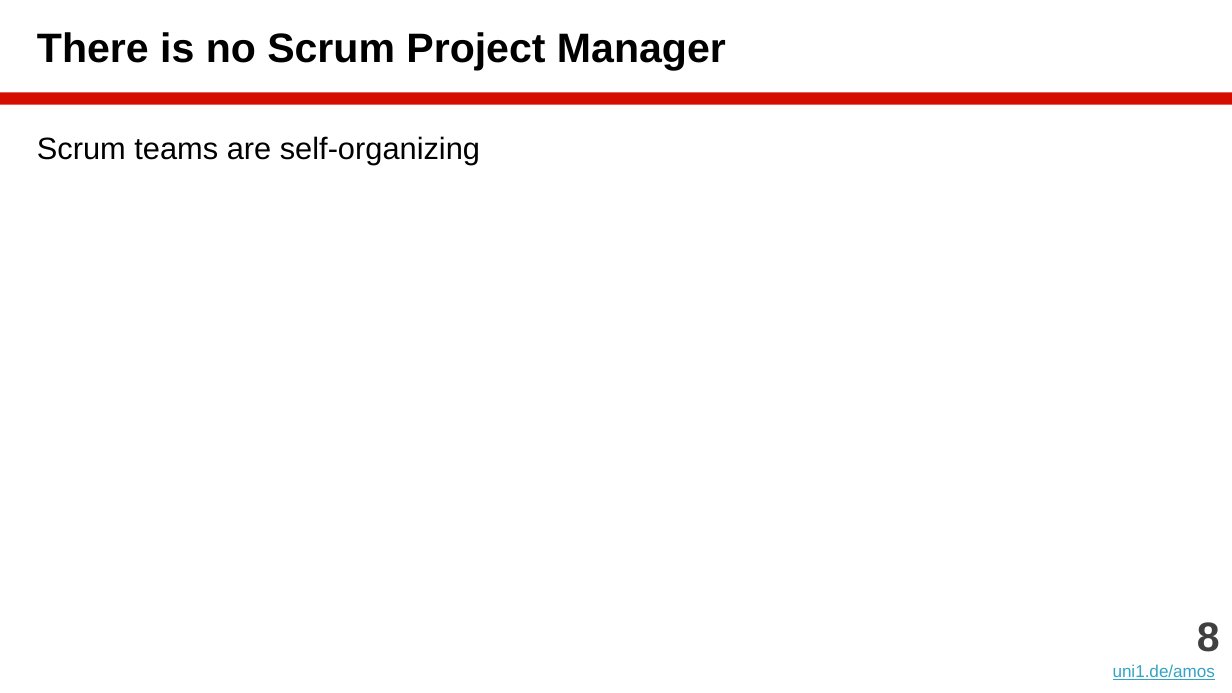
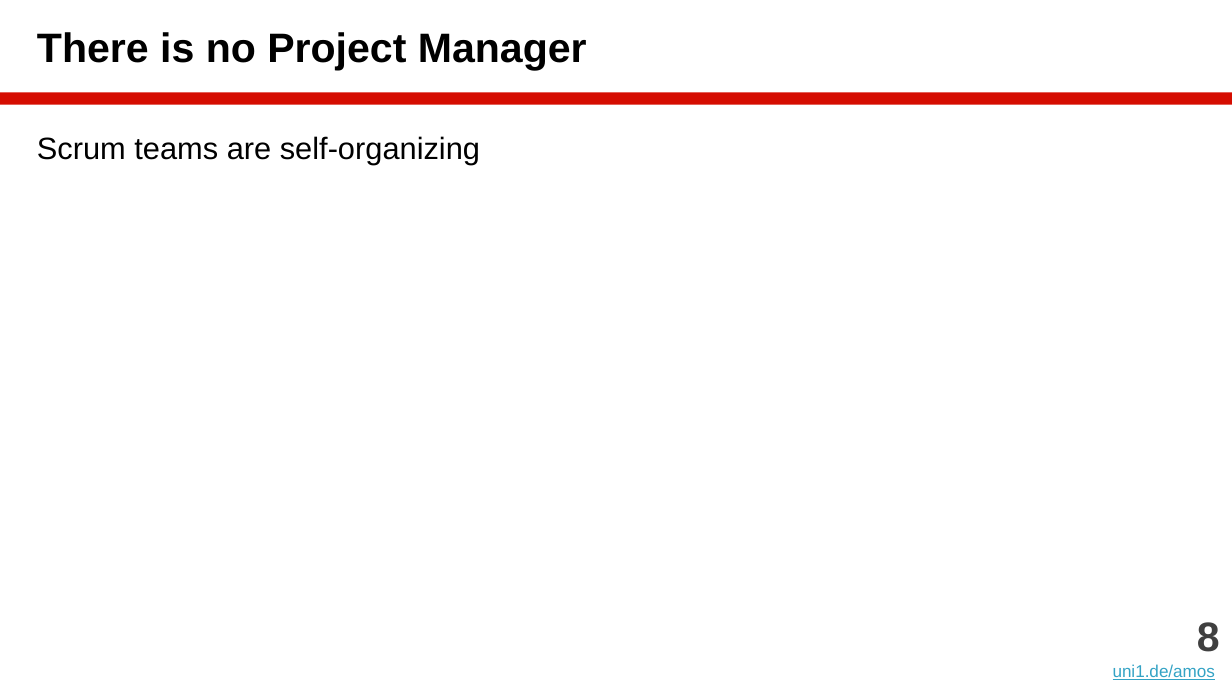
Before and after one commit to dirkriehle/amos-course, a slide deck: slide 8 of Lecture slides/AMOS B01 - Team and Tools.pptx. Drawn at 1232x693 pixels with LibreOffice and Linux fonts; fonts in the diff are those of the drawing. Boxes give left, top, right and bottom in pixels: in the first picture for what was removed or moved away, otherwise in the second. Text is boxed around its words. In the diff, an @@ line names an element or a change of style, - is before the commit and + after.

```diff
--- a/Lecture slides/AMOS B01 - Team and Tools.pptx
+++ b/Lecture slides/AMOS B01 - Team and Tools.pptx
@@ title at box(37, 32, 587, 70): text changed @@
-There is no Scrum Project Manager
+There is no Project Manager
```
Also in this commit, not shown: 4 other slides changed, 1 slide removed, 3 other files.
